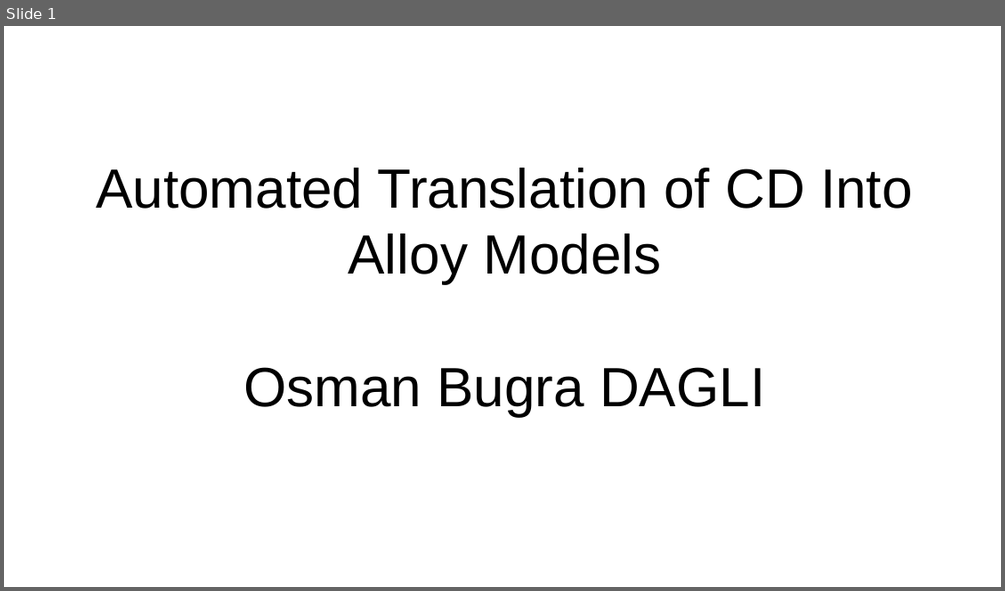
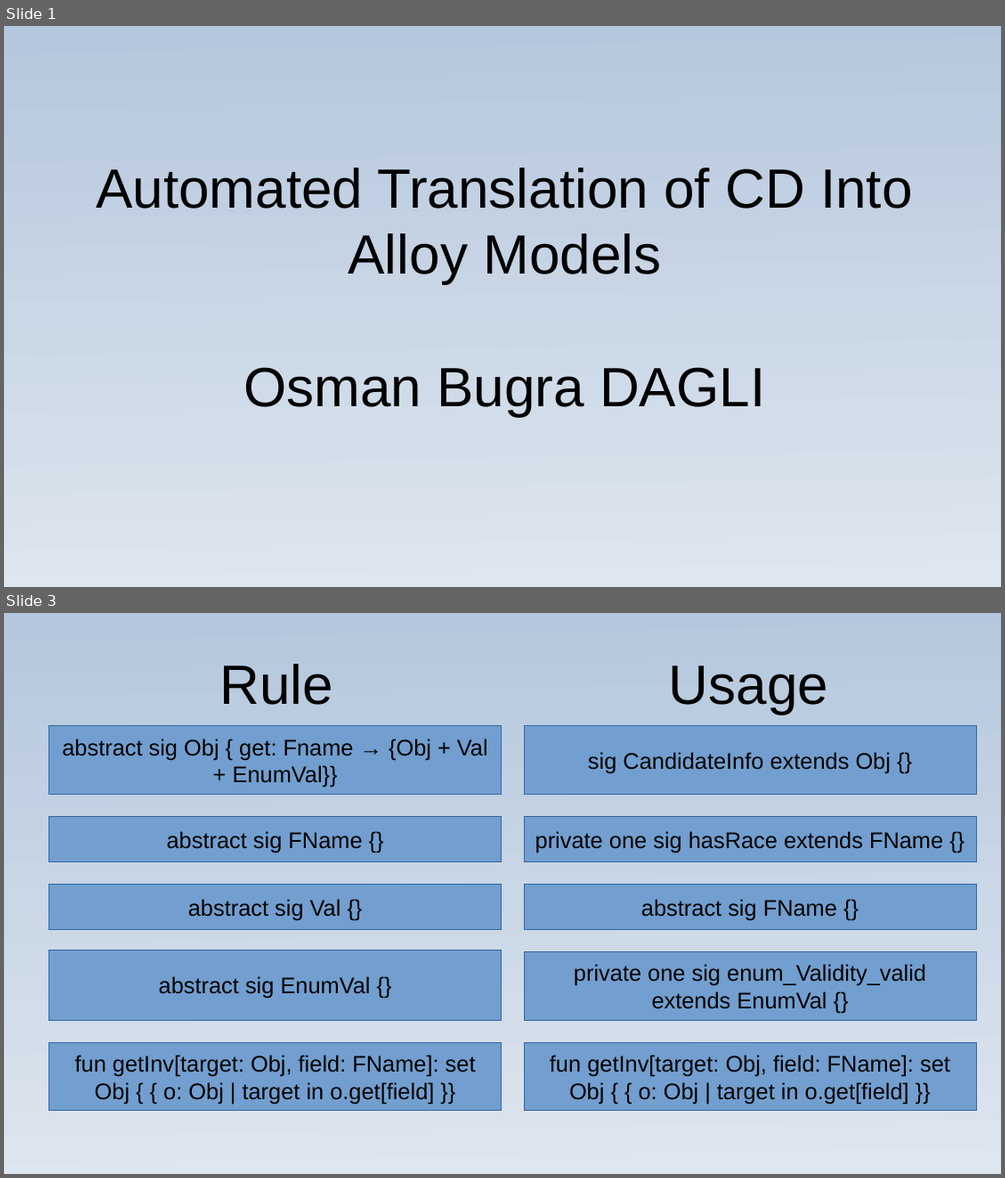
Before and after one commit to osmandagli/cd2alloy, a slide deck: slide/slide.odp. Shown one above the other, each under a label of ours: slide 1 before the commit, slides 1 and 3 after it; the slides between them are not shown. The pictures are 1005x591 and 1005x1178 pixels, drawn with LibreOffice and Linux fonts; fonts in the diff are those of the drawing. Boxes give left, top, right and bottom in pixels: in the first picture for what was removed or moved away, otherwise in the second. Text is boxed around its words. In the diff, an @@ line names an element or a change of style, - is before the commit and + after.

```diff
--- a/slide/slide.odp
+++ b/slide/slide.odp
@@ slide 3 added at [4, 613, 1001, 1174], background gradient #B4C7DC to #DEE6EF @@
@@ title added at [219, 664, 333, 705], 44 pt, text #000000 @@
+Rule
@@ title added at [669, 666, 828, 714], 44 pt, text #000000 @@
+Usage
@@ rectangle added at [49, 726, 502, 794], fill #729FCF, outline #3465A4 0 pt, 18 pt, text #000000 @@
+abstract sig Obj { get: Fname → {Obj + Val + EnumVal}}
@@ rectangle added at [524, 726, 977, 794], fill #729FCF, outline #3465A4 0 pt, 18 pt, text #000000 @@
+sig CandidateInfo extends Obj {}
@@ rectangle added at [49, 817, 502, 861], fill #729FCF, outline #3465A4 0 pt, 18 pt, text #000000 @@
+abstract sig FName {}
@@ rectangle added at [524, 817, 977, 861], fill #729FCF, outline #3465A4 0 pt, 18 pt, text #000000 @@
+private one sig hasRace extends FName {}
@@ rectangle added at [49, 884, 502, 930], fill #729FCF, outline #3465A4 0 pt, 18 pt, text #000000 @@
+abstract sig Val {}
@@ rectangle added at [524, 884, 977, 930], fill #729FCF, outline #3465A4 0 pt, 18 pt, text #000000 @@
+abstract sig FName {}
@@ rectangle added at [49, 950, 502, 1020], fill #729FCF, outline #3465A4 0 pt, 18 pt, text #000000 @@
+abstract sig EnumVal {}
@@ rectangle added at [524, 952, 977, 1020], fill #729FCF, outline #3465A4 0 pt, 18 pt, text #000000 @@
+private one sig enum_Validity_valid extends EnumVal {}
@@ rectangle added at [49, 1043, 502, 1111], fill #729FCF, outline #3465A4 0 pt, 18 pt, text #000000 @@
+fun getInv[target: Obj, field: FName]: set Obj { { o: Obj | target in o.get[field] }}
@@ rectangle added at [524, 1043, 977, 1111], fill #729FCF, outline #3465A4 0 pt, 18 pt, text #000000 @@
+fun getInv[target: Obj, field: FName]: set Obj { { o: Obj | target in o.get[field] }}
@@ slide 1 changed as well @@
@@ background #FFFFFF to gradient #B4C7DC to #DEE6EF @@
```
Also in this commit, not shown: 6 other slides added, 5 slides removed, 12 other files.
